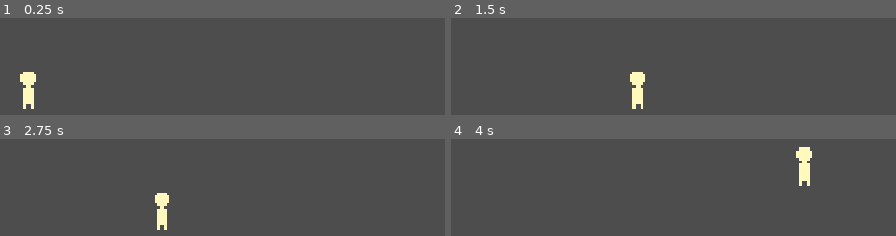
Above: before the commit, frames 1-4 (two rows, left to right).
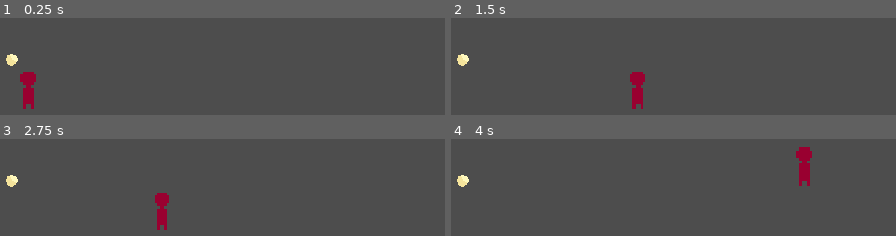
Above: after the commit, the same moments.

Repository: kvnfrr/Staylight
Game: Godot game, scene res://scenes/main.tscn
Same seed, same stepped clock (60 frames per second), same inputs: the game is played once before the commit and once after it.
Inputs (mouse positions are in pixels of both pictures, inside the frame that each line leads up to):
- Up to frame 1 (0.25 s): no input
- Up to frame 2 (1.5 s): tap Enter at 0.5 s; move the mouse to (673, 100) at 0.52 s; hold D (move_right) from 0.53 s (still down); tap R (clear_path) at 0.6, 1.35 s; click (673, 100) at 0.67 s; tap W (jump) at 0.77 s; move the mouse to (outside the picture) at 1.27 s
- Up to frame 3 (2.75 s): tap W (jump) at 1.52 s; move the mouse to (124, 144) at 2.02 s; release D (move_right) at 2.03 s; hold A (move_left) from 2.03 s (still down); tap R (clear_path) at 2.1 s
- Up to frame 4 (4 s): move the mouse to (outside the picture) at 2.77 s; release A (move_left) at 2.78 s; hold D (move_right) from 2.78 s (still down); tap R (clear_path) at 2.85, 3.6 s; click (outside the picture) at 2.92 s; tap W (jump) at 3.02, 3.77 s; move the mouse to (outside the picture) at 3.52 s

The runs differ from the first frame. In frame 1, 1.2% of the frame differs, in the area x 1-9%, y 37-94%; in frame 2, 1.2%; in frame 3, 1.1%; in frame 4, 1.2%, in the area x 1-82%, y 8-50%.

Commit message:
Added spirit logic and Updated player sprite

Diff:
--- a/scenes/main.tscn
+++ b/scenes/main.tscn
@@ -3,6 +3,7 @@
 [ext_resource type="Script" uid="uid://bio11qeri3s7s" path="res://scripts/player.gd" id="1_0wfyh"]
 [ext_resource type="Texture2D" uid="uid://c31xbyhrqexc8" path="res://assets/player.png" id="1_o5qli"]
 [ext_resource type="Script" uid="uid://c7xm8d3j5bus1" path="res://scripts/main.gd" id="1_sugp2"]
+[ext_resource type="Texture2D" uid="uid://y68pa7p8jydv" path="res://assets/spirit.png" id="3_sugp2"]
 
 [sub_resource type="RectangleShape2D" id="RectangleShape2D_0wfyh"]
 size = Vector2(18, 45)
@@ -37,3 +38,9 @@
 [node name="PathLine" type="Line2D" parent="." unique_id=1432185608]
 width = 4.0
 default_color = Color(0.06666667, 1, 0, 1)
+
+[node name="Spirit" type="Area2D" parent="." unique_id=1662889771]
+position = Vector2(440, 194)
+
+[node name="Sprite2D" type="Sprite2D" parent="Spirit" unique_id=36448746]
+texture = ExtResource("3_sugp2")
Binary file changed: assets/player.png
Binary file added: assets/spirit.png
Not shown, added: assets/spirit.png.import
